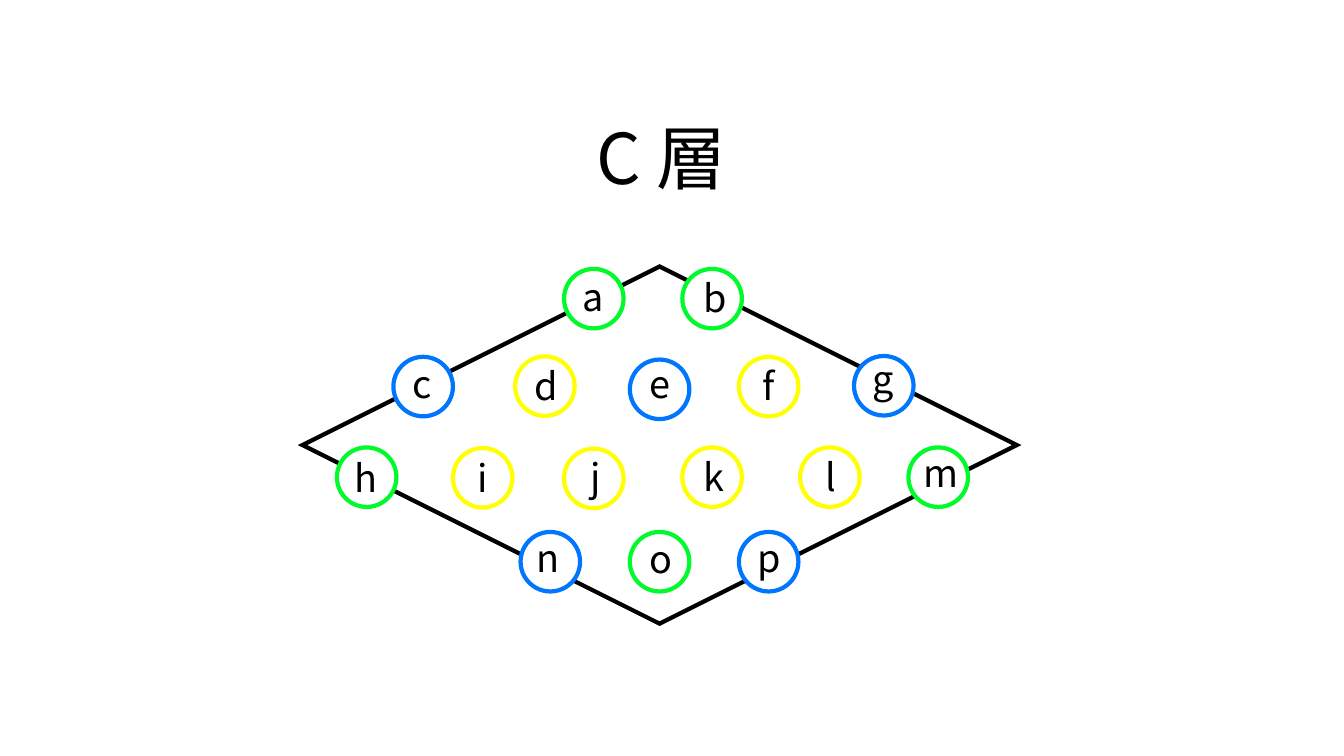
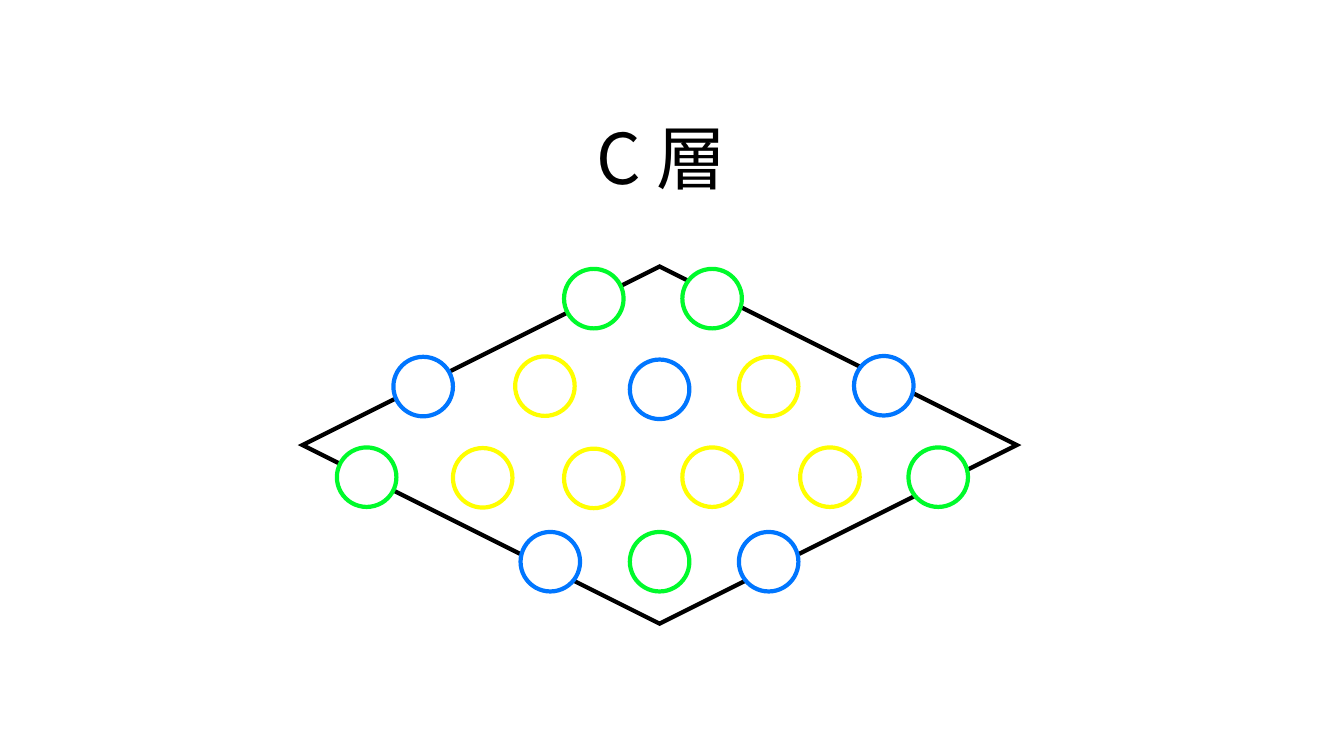
Before and after one commit to yasuki0/thesis-yamamoto, a slide deck: slide 11 of 論文.pptx. Drawn at 1344x756 pixels with LibreOffice and Linux fonts; fonts in the diff are those of the drawing. Boxes give left, top, right and bottom in pixels: in the first picture for what was removed or moved away, otherwise in the second. Text is boxed around its words. In the diff, an @@ line names an element or a change of style, - is before the commit and + after.

```diff
--- a/論文.pptx
+++ b/論文.pptx
@@ text removed at <box>582,273,603,312</box> @@
-a
@@ text removed at <box>703,274,726,323</box> @@
-b
@@ text removed at <box>873,355,894,403</box> @@
-g
@@ text removed at <box>413,360,432,399</box> @@
-c
@@ text removed at <box>535,370,558,411</box> @@
-d
@@ text removed at <box>649,360,670,399</box> @@
-e
@@ text removed at <box>763,369,775,400</box> @@
-f
@@ text removed at <box>924,449,959,498</box> @@
-m
@@ text removed at <box>355,462,378,492</box> @@
-h
@@ text removed at <box>477,462,487,492</box> @@
-i
@@ text removed at <box>591,461,601,500</box> @@
-j
@@ text removed at <box>703,461,724,491</box> @@
-k
@@ text removed at <box>825,461,836,492</box> @@
-l
@@ text removed at <box>537,534,560,572</box> @@
-n
@@ text removed at <box>650,534,673,574</box> @@
-o
@@ text removed at <box>758,533,781,581</box> @@
-p
```
Also in this commit, not shown: 1 other slide changed, 1 slide added, 28 other files.
